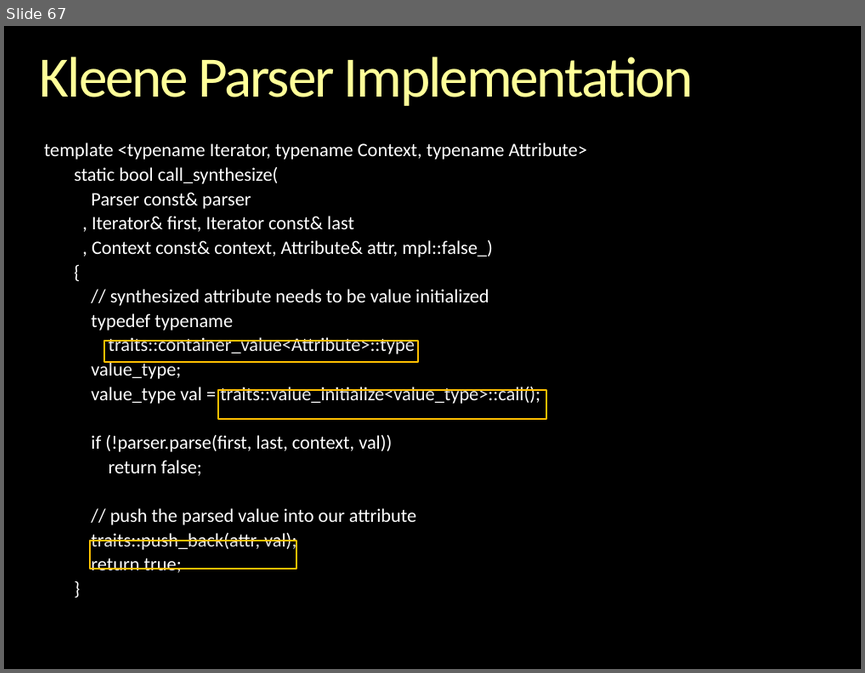
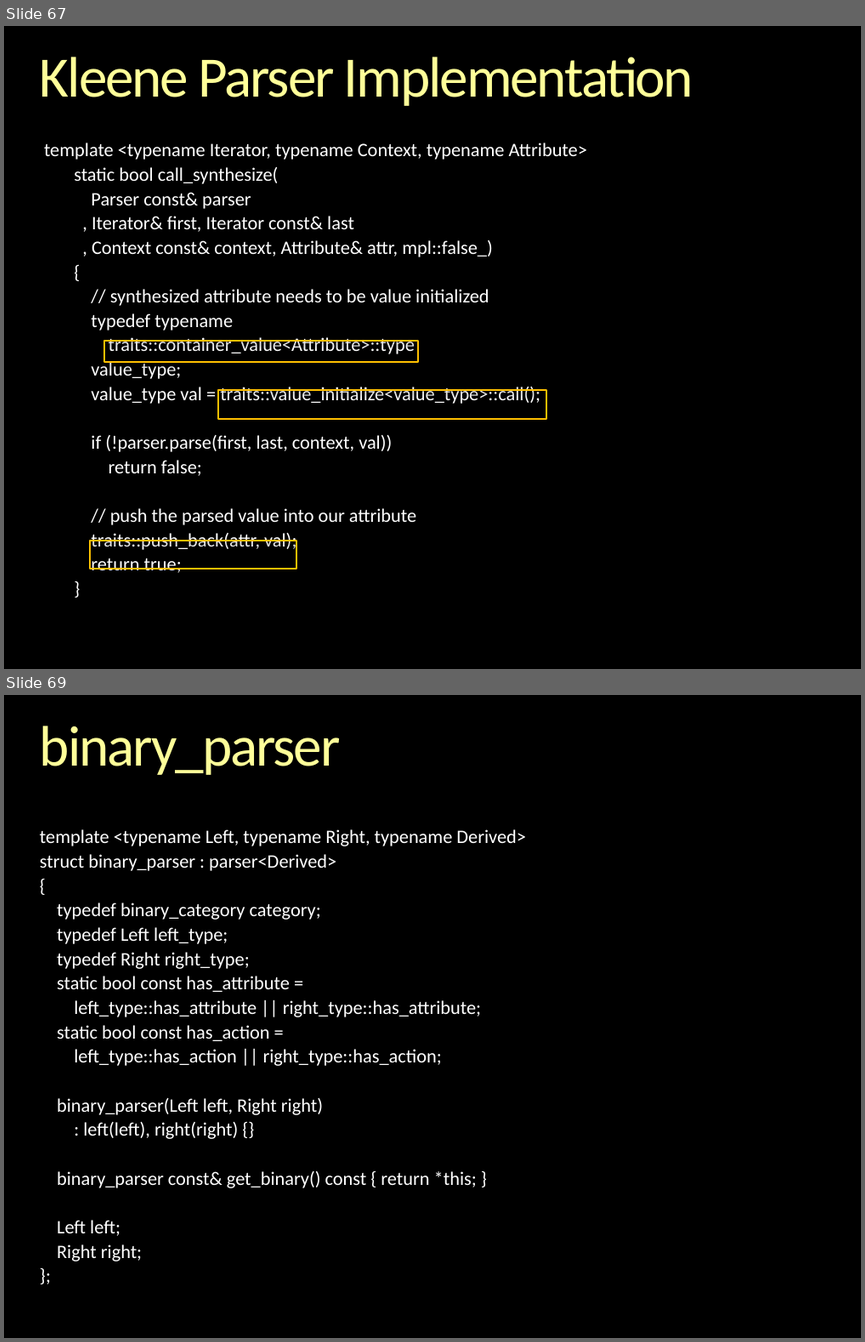
Before and after one commit to boostorg/spirit, a slide deck: libs/spirit/doc/cppnow_2013/Inside Spirit X3.pptx. Shown one above the other, each under a label of ours: slide 67 before the commit, slides 67 and 69 after it; the slides between them are not shown. The pictures are 865x673 and 865x1342 pixels, drawn with LibreOffice and Linux fonts; fonts in the diff are those of the drawing; background and template pictures are left out. Boxes give left, top, right and bottom in pixels: in the first picture for what was removed or moved away, otherwise in the second. Text is boxed around its words. In the diff, an @@ line names an element or a change of style, - is before the commit and + after.

```diff
--- a/libs/spirit/doc/cppnow_2013/Inside Spirit X3.pptx
+++ b/libs/spirit/doc/cppnow_2013/Inside Spirit X3.pptx
@@ slide 69 added at <box>4,695,861,1338</box>, background picture (left out) @@
@@ title added at <box>40,726,341,775</box>, 48 pt, text gradient #FFFFB9 to #FFFF99 to #F6AE1E @@
+binary_parser
@@ text added at <box>40,829,526,1261</box>, 16 pt, text #FFFFFF @@
+template <typename Left, typename Right, typename Derived>
+struct binary_parser : parser<Derived>
+{
+typedef binary_category category;
+typedef Left left_type;
+typedef Right right_type;
+static bool const has_attribute =
+left_type::has_attribute || right_type::has_attribute;
+static bool const has_action =
+left_type::has_action || right_type::has_action;
+binary_parser(Left left, Right right)
+: left(left), right(right) {}
+binary_parser const& get_binary() const { return *this; }
+Left left;
+Right right;
+};
```
Also in this commit, not shown: 1 slide changed, 24 other slides added.
